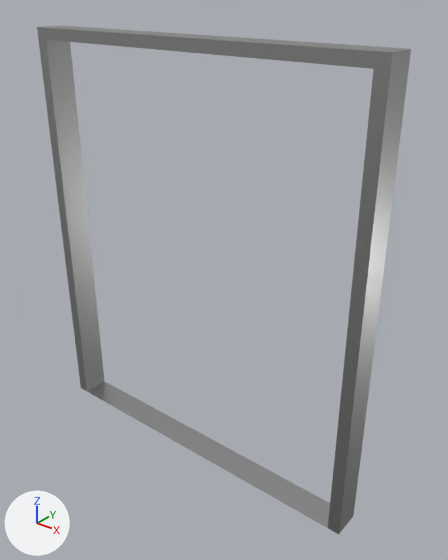
The FBX model Assets/Models/Glass_Door_Office.fbx, before and after one commit.
Both versions are drawn from a camera (50 mm lens) standing at (2.58, -3.6, 1.2) and looking at (0.9, -1.5, -0.1). Every picture has the same lights, and +X, +Y and +Z are marked at lower left. Where no turn or scale is listed for an object, it has been applied to the vertices.

The first picture shows 'Glass_Door'.
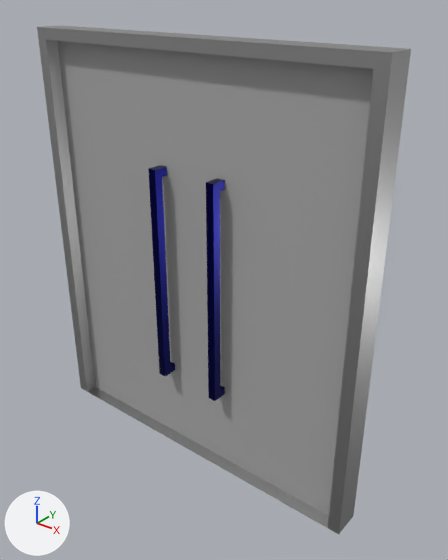
Boxes [x1, y1, x2, y2] around the edits, measured in the pictures (448 x 560 px):
'Door_R', added
    after: [189, 52, 373, 516]
'Door_L', added
    after: [57, 41, 198, 444]
'Door_Handle_R', added
    after: [206, 178, 225, 401]
'Door_Handle_L', added
    after: [148, 165, 175, 376]

The edits, one by one:
Picture 'plane4tile_standardSurface1_MetallicSmoothness.1001.png' (img_plane4tile_standardsurface1_metallicsmoothness_1001_png) is new.
Picture 'plane4tile_standardSurface1_AlbedoTransparency.1001.png' (img_plane4tile_standardsurface1_albedotransparency_1001_png) is new.
Material 'standardSurface1' (mat_standardsurface1) is new.
Its base color is (0.4, 0.4, 0.4) (grey #aaaaaa).
Material 'Office_TextureAtlas' (mat_office_textureatlas) is new.
Uses the picture img_plane4tile_standardsurface1_albedotransparency_1001_png.
Uses the picture img_plane4tile_standardsurface1_metallicsmoothness_1001_png.
Mesh me_mesh_003 is new.
It is a box spanning x -0.92..-0.06, y 0.0..0.02, z 0.0..2.05.
It uses material mat_standardsurface1 (grey #aaaaaa).
Mesh me_mesh_002 is new.
It has 24 vertices, 22 faces and spans x -0.029..0.012, y -0.078..0.0, z 0.011..1.128.
It uses material mat_office_textureatlas.
Mesh me_mesh_004 is new.
It has 24 vertices, 22 faces and spans x 0.312..0.353, y -0.078..0.0, z 0.011..1.128.
It uses material mat_office_textureatlas.
Mesh me_mesh_001 is new.
It is a box spanning x -1.77..-0.92, y 0.0..0.02, z 0.0..2.05.
It uses material mat_standardsurface1 (grey #aaaaaa).
Object 'Door_R' (ob_door_r) is new; it shows me_mesh_003.
Its location is (1.695, -1.576, -1.112).
Object 'Door_Handle_L' (ob_door_handle_l) is new; it shows me_mesh_002.
Its location is (0.614, -1.576, -0.7).
Object 'Door_Handle_R' (ob_door_handle_r) is new; it shows me_mesh_004.
Its location is (0.614, -1.576, -0.7).
Object 'Door_L' (ob_door_l) is new; it shows me_mesh_001.
Its location is (1.695, -1.576, -1.112).
